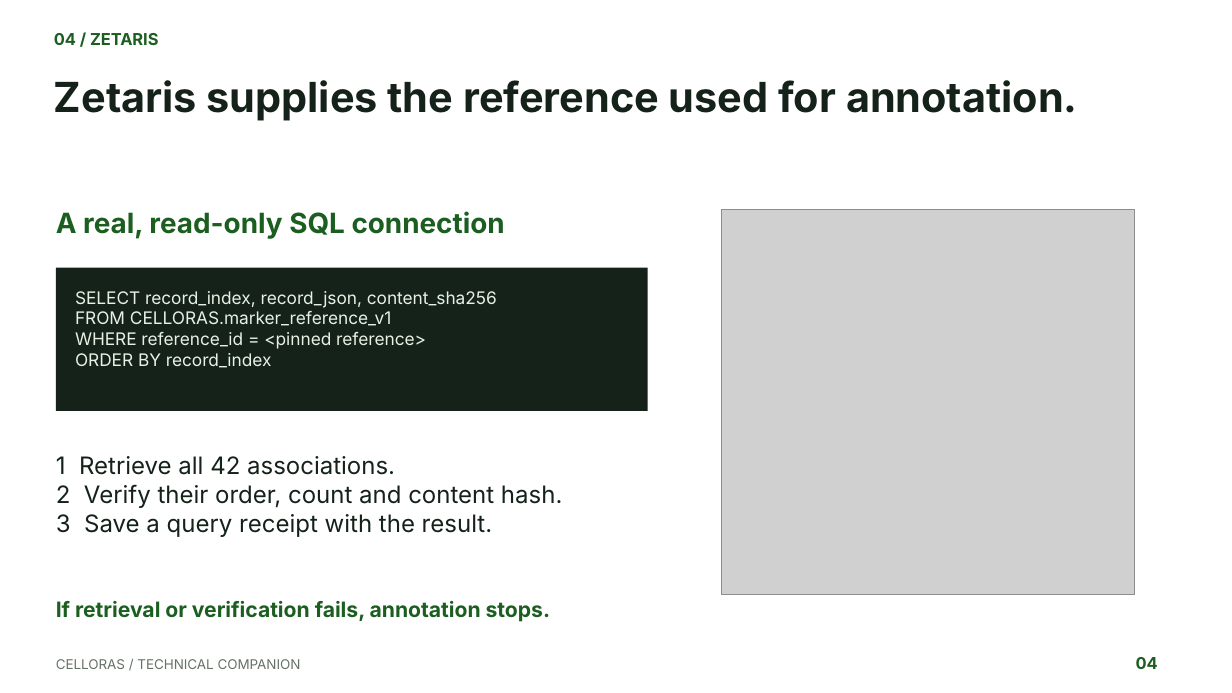
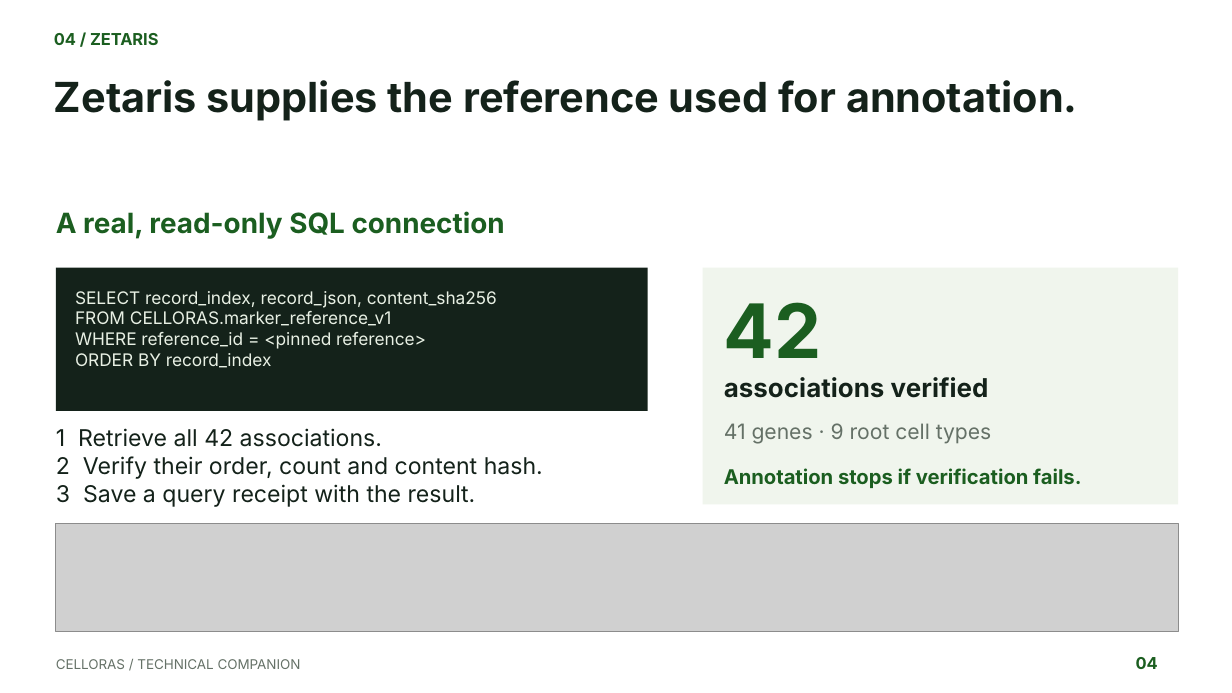
Before and after one commit to mpckkk/2026_GenAI, a slide deck: slide 4 of docs/technical-deck/Celloras-Technical-Deck.pptx. Drawn at 1232x693 pixels with LibreOffice and Linux fonts; fonts in the diff are those of the drawing; grey boxes stand for pictures. Boxes give left, top, right and bottom in pixels: in the first picture for what was removed or moved away, otherwise in the second. Text is boxed around its words. In the diff, an @@ line names an element or a change of style, - is before the commit and + after.

```diff
--- a/docs/technical-deck/Celloras-Technical-Deck.pptx
+++ b/docs/technical-deck/Celloras-Technical-Deck.pptx
@@ rectangle added at [702, 268, 1178, 505], fill #F0F5ED @@
@@ text added at [724, 302, 822, 358], 58.5 pt, text #1B5E20, bold @@
+42
@@ text added at [724, 377, 989, 398], 20.2 pt, text #14221A, bold @@
+associations verified
@@ text "1 Retrieve all 42 associations.": place and size @@
-text "1 Retrieve all 42 associations." at [56, 456, 562, 537]
+text "1 Retrieve all 42 associations." at [56, 428, 543, 507]
@@ text "1 Retrieve all 42 associations." at [56, 428, 543, 507]: size 18.8 to 18 pt @@
@@ text added at [724, 423, 992, 444], 16.5 pt, text #657167 @@
+41 genes · 9 root cell types
@@ text added at [724, 468, 1081, 488], 15.8 pt, text #1B5E20, bold @@
+Annotation stops if verification fails.
@@ picture: place and size @@
-picture at [722, 210, 1135, 595]
+picture at [55, 524, 1178, 632]
@@ text removed at [56, 601, 550, 622] @@
-If retrieval or verification fails, annotation stops.
```
Also in this commit, not shown: 3 other slides changed, 10 other files.
